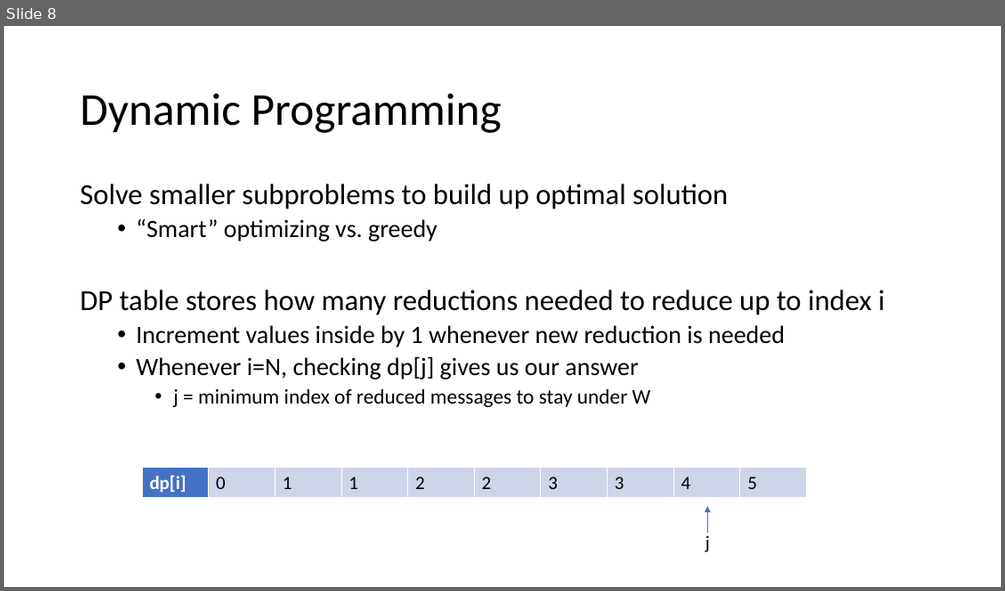
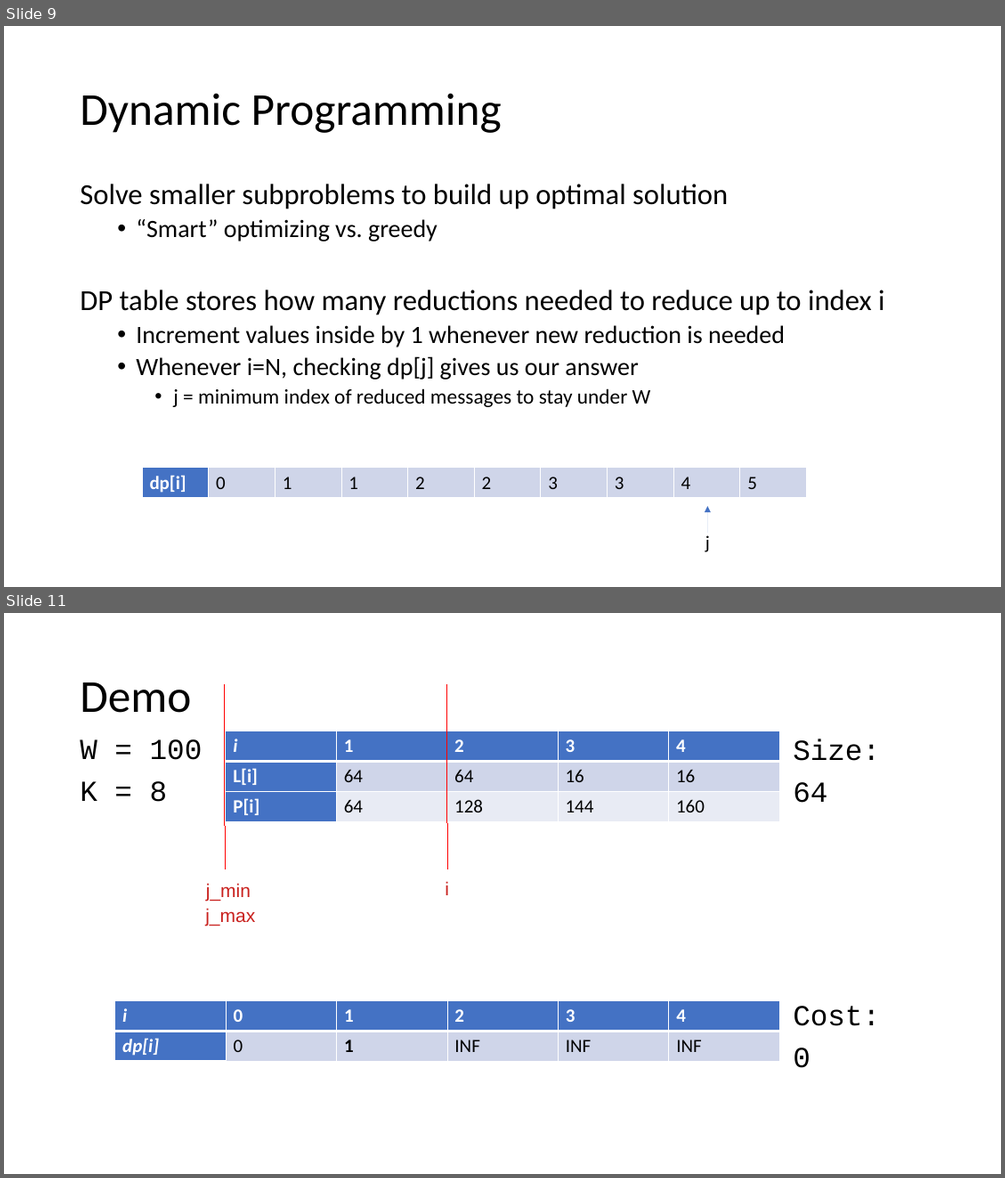
Before and after one commit to HilbertCurve/cs395-final-project, a slide deck: presentation.pptx. Shown one above the other, each under a label of ours: slide 8 before the commit, slides 9 and 11 after it; the slides between them are not shown. The pictures are 1005x591 and 1005x1178 pixels, drawn with LibreOffice and Linux fonts; fonts in the diff are those of the drawing. Boxes give left, top, right and bottom in pixels: in the first picture for what was removed or moved away, otherwise in the second. Text is boxed around its words. In the diff, an @@ line names an element or a change of style, - is before the commit and + after.

Commit message:
presentation: finished demo, problem, conclusion
All that remains, as far as I know, is to make the video.

```diff
--- a/presentation.pptx
+++ b/presentation.pptx
@@ slide 11 added at <box>4,613,1001,1174</box>, background #FFFFFF @@
@@ title added at <box>80,682,191,713</box>, 44 pt, text #000000 @@
+Demo
@@ line added from (226, 868) to (224, 685), #FF0000 0.75 pt @@
@@ line added from (447, 868) to (446, 685), #FF0000 0.75 pt @@
@@ text added at <box>80,739,202,802</box>, 28 pt, text #000000 @@
+W = 100
+K = 8
@@ table added at <box>226,731,778,821</box>, 3 rows, 5 columns @@
+i | 1 | 2 | 3 | 4
+L[i] | 64 | 64 | 16 | 16
+P[i] | 64 | 128 | 144 | 160
@@ text added at <box>793,739,880,803</box>, 28 pt, text #000000 @@
+Size:
+64
@@ text added at <box>206,883,251,900</box>, 18 pt, text #C9211E @@
+j_min
@@ text added at <box>445,881,449,895</box>, 18 pt, text #C9211E @@
+i
@@ text added at <box>205,908,255,926</box>, 18 pt, text #C9211E @@
+j_max
@@ table added at <box>115,1000,779,1090</box>, 2 rows, 6 columns @@
+i | 0 | 1 | 2 | 3 | 4
+dp[i] | 0 | 1 | INF | INF | INF
@@ text added at <box>793,1005,880,1068</box>, 28 pt, text #000000 @@
+Cost:
+0
@@ what was slide 8 is now slide 9 @@
@@ slide 9 changed as well @@
@@ arrow (708, 532) - (708, 506): stroke #4472C4 0.5 pt to #4472C4 0.75 pt @@
```
Also in this commit, not shown: 5 other slides changed, 11 other slides added, 2 slides removed, 3 other files.
